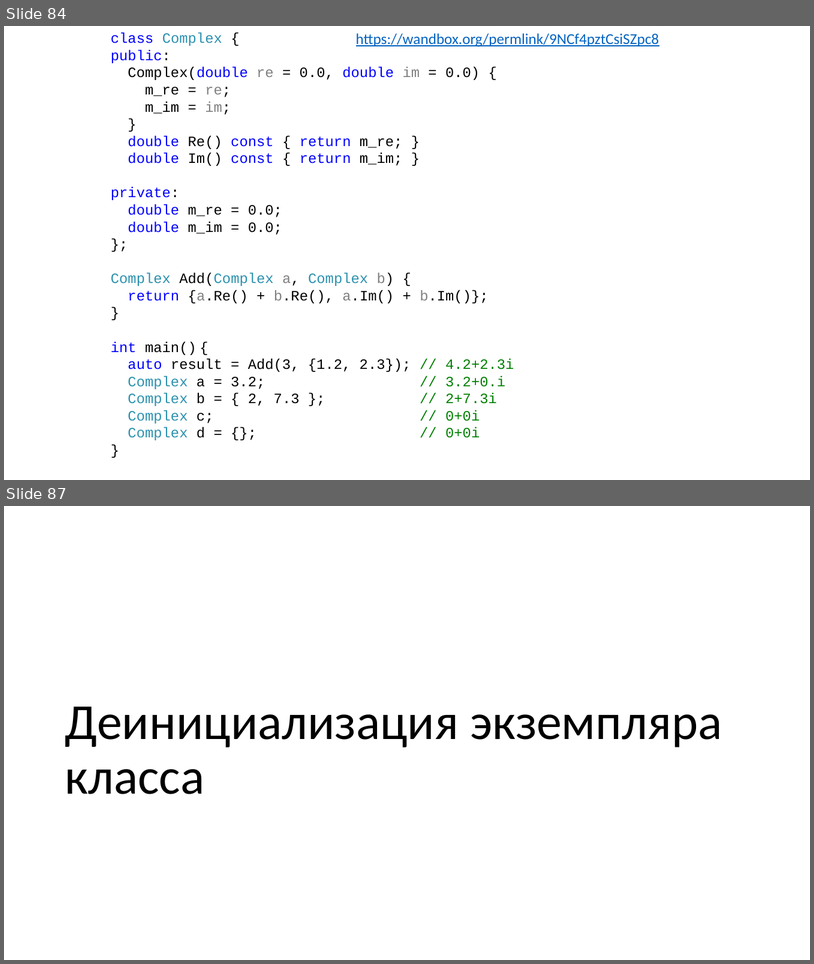
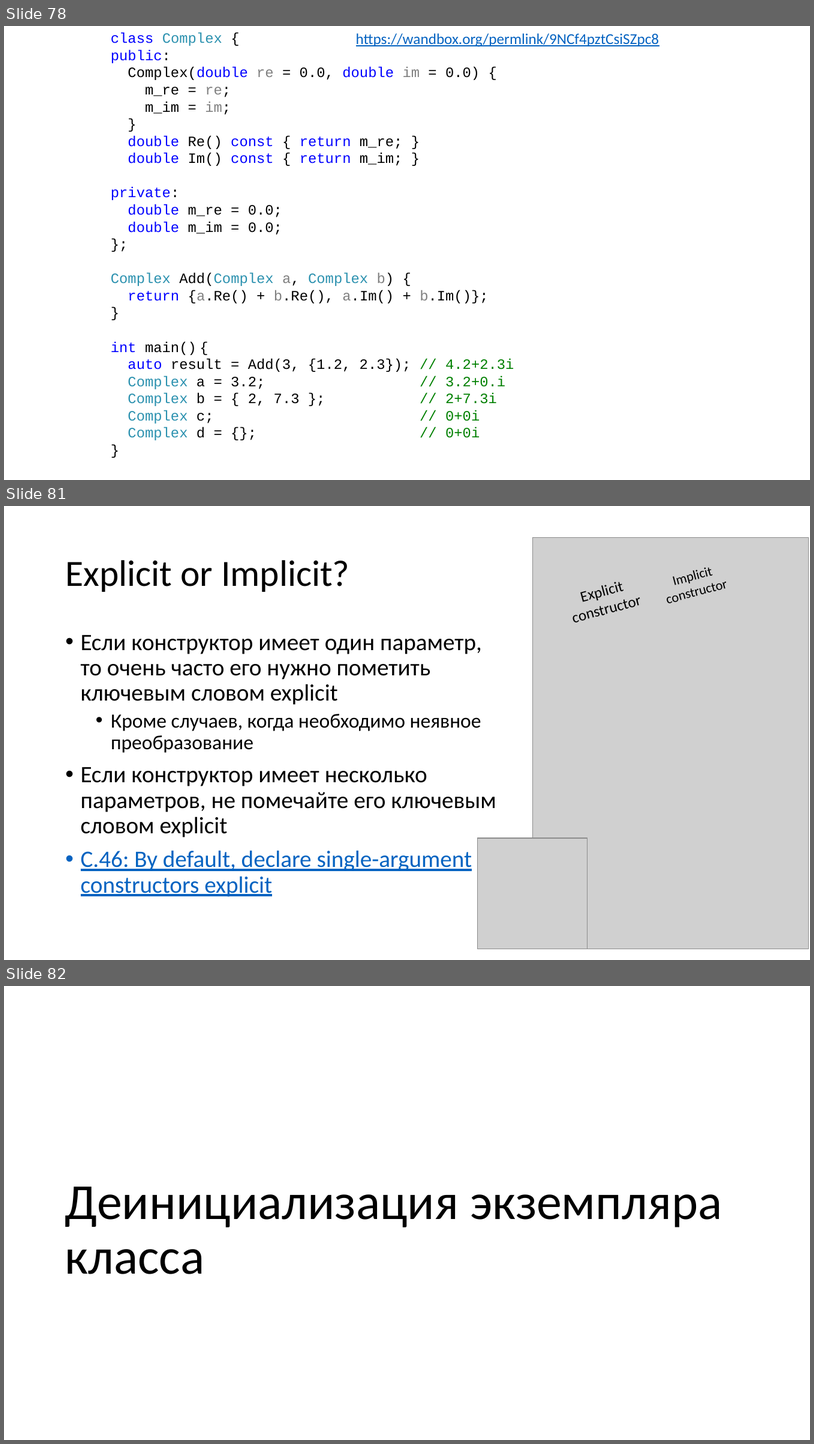
Before and after one commit to alexey-malov/oop, a slide deck: lectures/02/Основы ООП.pptx. Shown one above the other, each under a label of ours: slides 84 and 87 before the commit, slides 78, 81 and 82 after it; the slides between them are not shown. The pictures are 814x964 and 814x1444 pixels, drawn with LibreOffice and Linux fonts; fonts in the diff are those of the drawing; grey boxes stand for pictures. Boxes give left, top, right and bottom in pixels: in the first picture for what was removed or moved away, otherwise in the second. Text is boxed around its words. In the diff, an @@ line names an element or a change of style, - is before the commit and + after.

```diff
--- a/lectures/02/Основы ООП.pptx
+++ b/lectures/02/Основы ООП.pptx
@@ slide 81 added at box(4, 506, 810, 960), background #FFFFFF @@
@@ picture added at box(533, 537, 809, 949) @@
@@ title added at box(65, 560, 350, 592), 44 pt, text #000000 @@
+Explicit or Implicit?
@@ text added at box(652, 564, 738, 603), 16 pt, text #000000 @@
+Implicit constructor
@@ text added at box(561, 578, 647, 621), 18 pt, text #000000 @@
+Explicit constructor
@@ text added at box(81, 635, 497, 897), 28 pt, text #000000 @@
+• Если конструктор имеет один параметр, то очень часто его нужно пометить ключевым словом explicit
+  • Кроме случаев, когда необходимо неявное преобразование
+• Если конструктор имеет несколько параметров, не помечайте его ключевым словом explicit
+• C.46: By default, declare single-argument constructors explicit
@@ picture added at box(478, 838, 588, 949) @@
@@ what was slide 84 is now slide 78 @@
@@ what was slide 87 is now slide 82 @@
```
Also in this commit, not shown: 9 slides changed, 2 other slides added, 7 slides removed, 4 other files.
